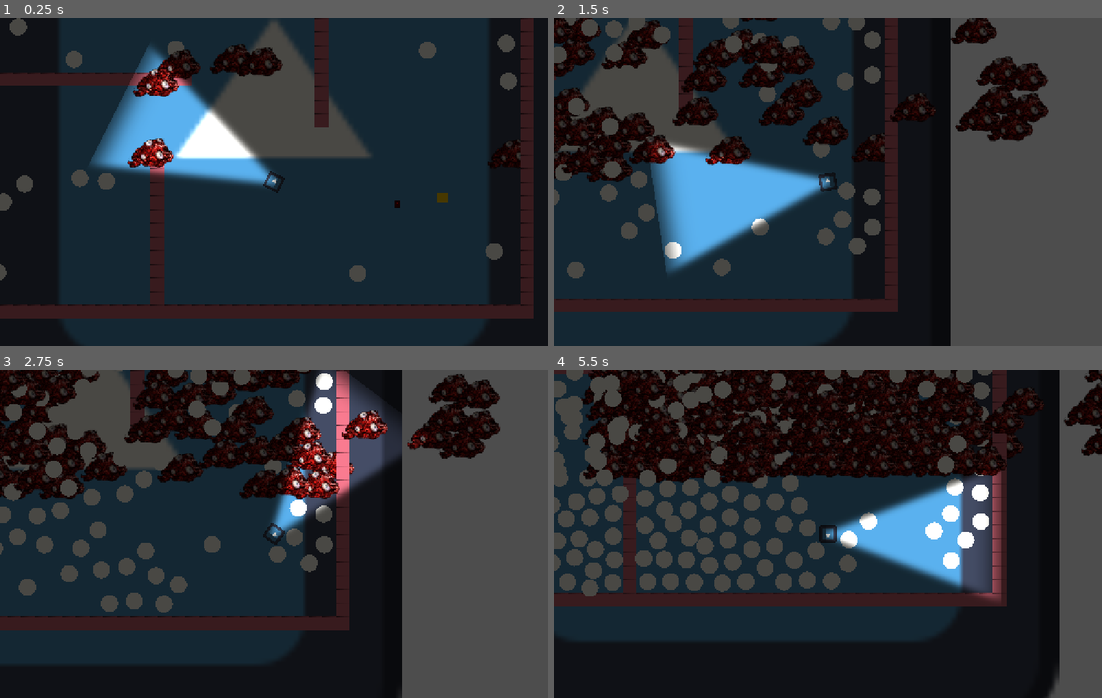
Above: before the commit, frames 1-4 (two rows, left to right).
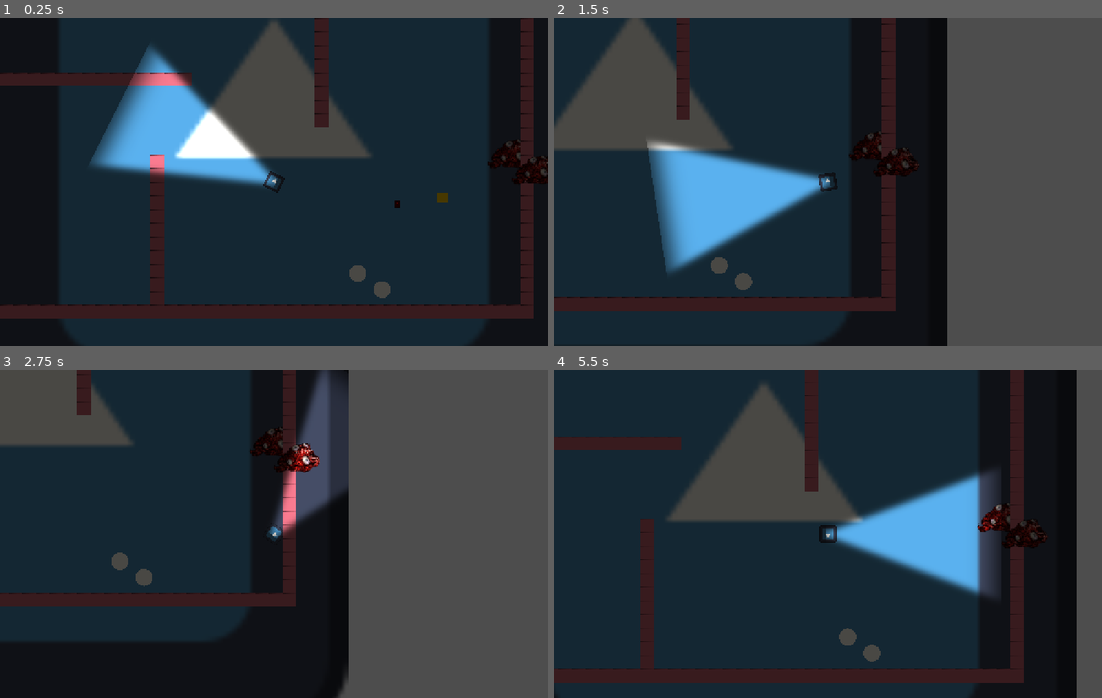
Above: after the commit, the same moments.

Repository: dama33/flashlight-game
Game: Godot game, scene res://level.tscn
The game is run twice, just before and just after one commit, with the same random seed, the same clock (stepped at 60 frames per second) and the same inputs. The engine's default icon, where the game draws it, is replaced by a stand-in: a white triangle on a blue panel in a dark square.
Inputs (mouse positions are in pixels of both pictures, inside the frame that each line leads up to):
- Up to frame 1 (0.25 s): no input
- Up to frame 2 (1.5 s): move the mouse to (948, 165) at 0.52 s; hold D (right) 0.53-1.28 s; move the mouse to (718, 198) at 1.27 s; hold S (down) from 1.28 s (still down)
- Up to frame 3 (2.75 s): move the mouse to (328, 461) at 2.02 s; release S (down) at 2.03 s; hold D (right) from 2.03 s (still down)
- Up to frame 4 (5.5 s): move the mouse to (800, 599) at 2.77 s; release D (right) at 2.78 s; hold W (up) 2.78-3.53 s; move the mouse to (992, 583) at 3.52 s; hold A (left) 3.53-5.03 s; move the mouse to (663, 484) at 4.27 s; move the mouse to (855, 534) at 5.02 s; hold S (down) from 5.03 s (still down)

The runs differ from the first frame. In frame 1, 4.0% of the frame differs, in the area x 0-100%, y 0-86%; in frame 2, 19%; in frame 3, 45%; in frame 4, 61%, in the area x 0-100%, y 0-100%.

Commit message:
agent

Diff:
--- a/level.gd
+++ b/level.gd
@@ -5,13 +5,13 @@
 const MONSTER_SCENE = preload("res://Monster.tscn")
 # Called when the node enters the scene tree for the first time.
 func _ready() -> void:
+	spawn_random_monster()
 	pass # Replace with function body.
 @onready var tile_map_layer: TileMapLayer = $TileMapLayer
 
 
 # Called every frame. 'delta' is the elapsed time since the previous frame.
 func _process(delta: float) -> void:
-	spawn_random_monster()
 	pass
 func spawn_random_monster() -> void:
 	var map := navigation_region.get_navigation_map()
